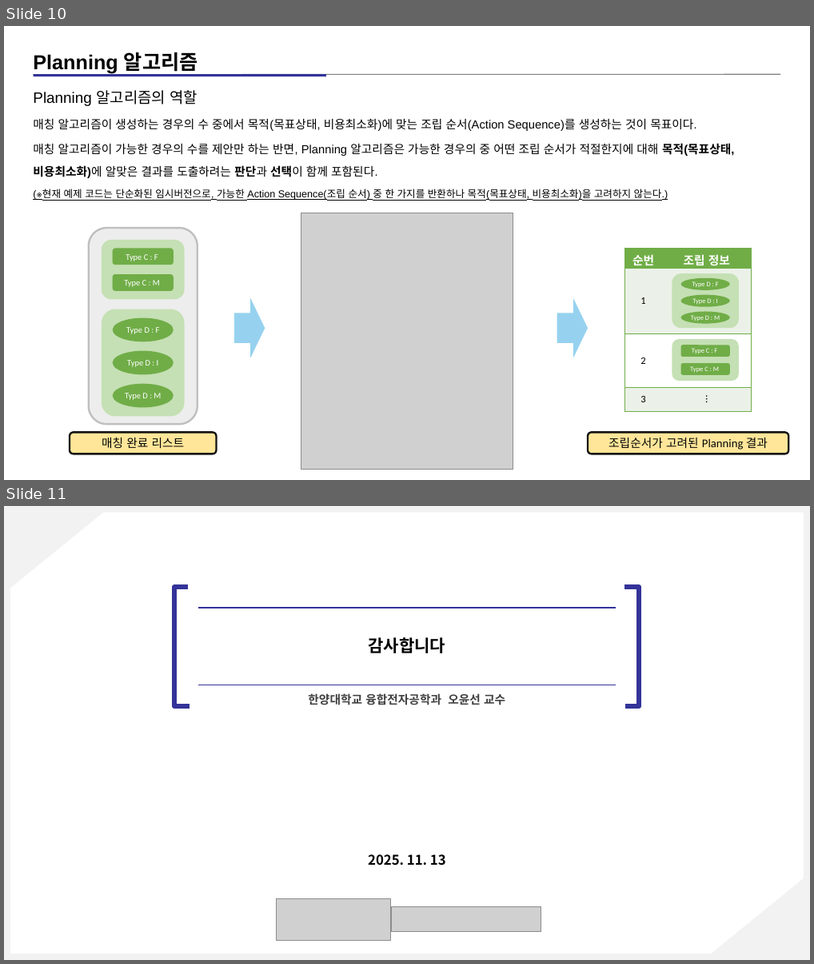
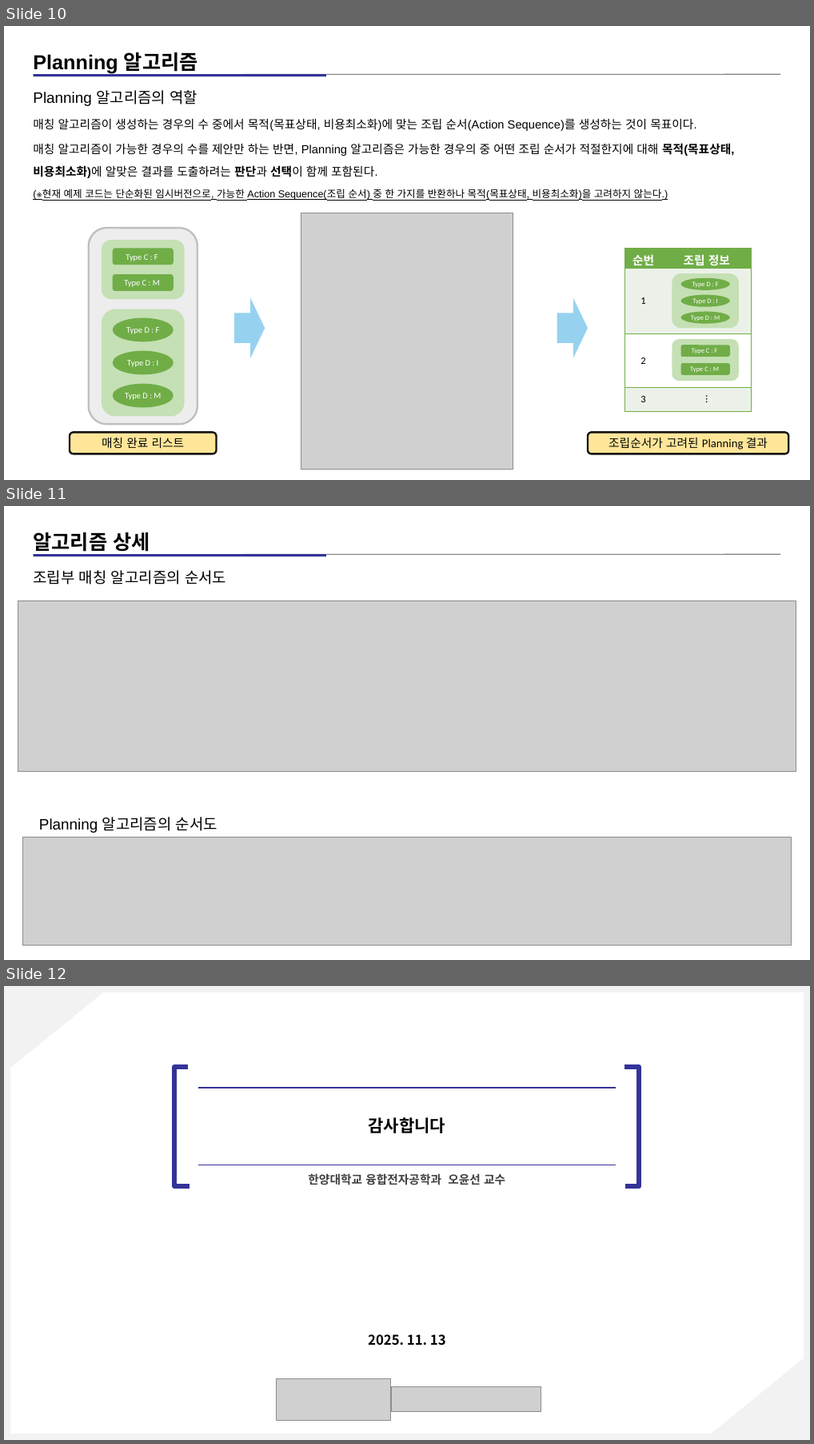
Before and after one commit to kimz1121/test, a slide deck: 현대차 심볼릭 플레너 예시 설명 자료_01.pptx. Shown one above the other, each under a label of ours: slides 10 and 11 before the commit, slides 10, 11 and 12 after it. The pictures are 814x964 and 814x1444 pixels, drawn with LibreOffice and Linux fonts; fonts in the diff are those of the drawing; grey boxes stand for pictures. Boxes give left, top, right and bottom in pixels: in the first picture for what was removed or moved away, otherwise in the second. Text is boxed around its words. In the diff, an @@ line names an element or a change of style, - is before the commit and + after.

```diff
--- a/현대차 심볼릭 플레너 예시 설명 자료_01.pptx
+++ b/현대차 심볼릭 플레너 예시 설명 자료_01.pptx
@@ slide 11 added at (4, 506, 810, 960), background #FFFFFF @@
@@ text added at (33, 532, 150, 555), 24 pt, text #000000, bold @@
+알고리즘 상세
@@ line added from (33, 554) to (782, 554), #808080 1 pt @@
@@ rectangle added at (33, 554, 326, 557), fill #333399 @@
@@ text added at (33, 570, 226, 584), 18 pt, text #000000 @@
+조립부 매칭 알고리즘의 순서도
@@ picture added at (18, 601, 797, 771) @@
@@ text added at (39, 816, 218, 832), 18 pt, text #000000 @@
+Planning 알고리즘의 순서도
@@ picture added at (22, 837, 792, 945) @@
@@ what was slide 11 is now slide 12 @@
```
Also in this commit, not shown: 1 slide changed.
